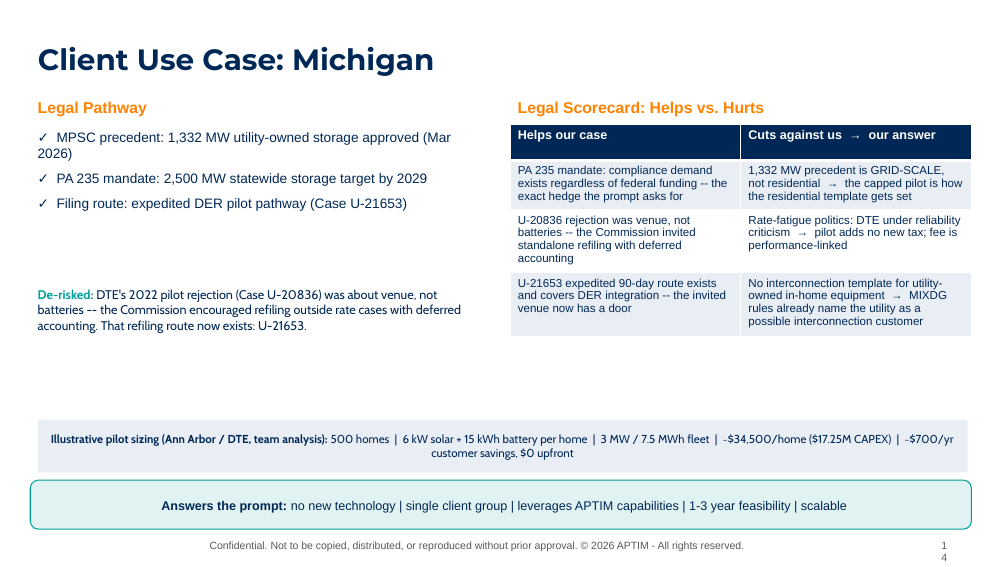
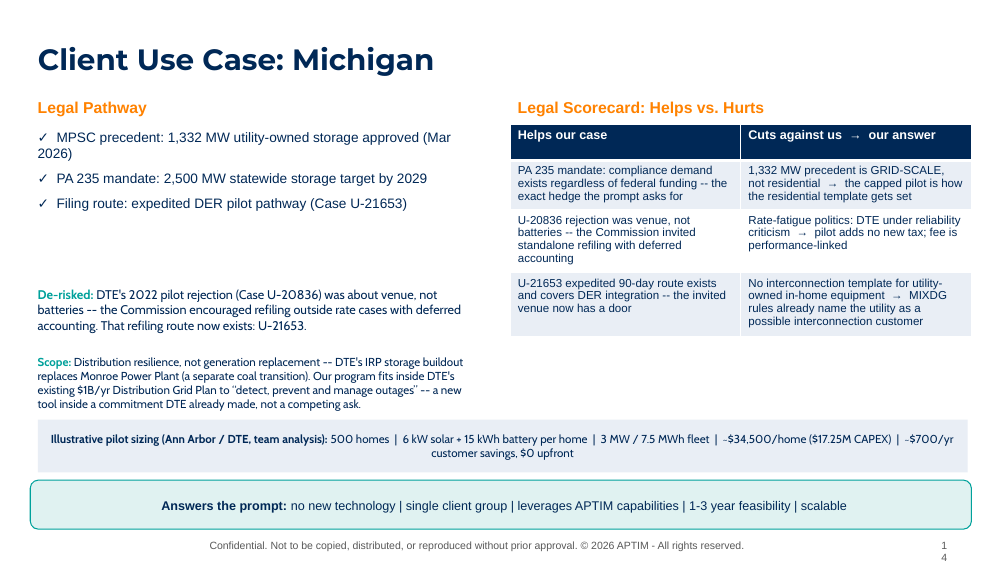
Before and after one commit to graseeuh/HERMES, a slide deck: slide 17 of Group_1_STRIVE_Presentation.pptx. Drawn at 1008x567 pixels with LibreOffice and Linux fonts; fonts in the diff are those of the drawing; background and template pictures are left out. Boxes give left, top, right and bottom in pixels: in the first picture for what was removed or moved away, otherwise in the second. Text is boxed around its words. In the diff, an @@ line names an element or a change of style, - is before the commit and + after.

```diff
--- a/Group_1_STRIVE_Presentation.pptx
+++ b/Group_1_STRIVE_Presentation.pptx
@@ text added at [38, 357, 463, 411], 11 pt, text #002856 @@
+Scope: Distribution resilience, not generation replacement -- DTE's IRP storage buildout replaces Monroe Power Plant (a separate coal transition). Our program fits inside DTE's existing $1B/yr Distribution Grid Plan to “detect, prevent and manage outages” -- a new tool inside a commitment DTE already made, not a competing ask.
```
